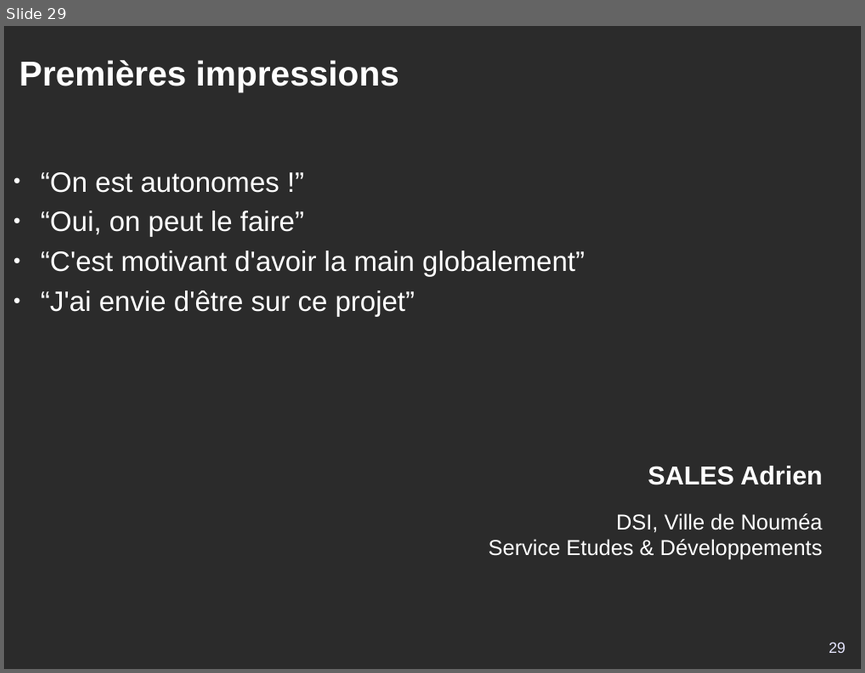
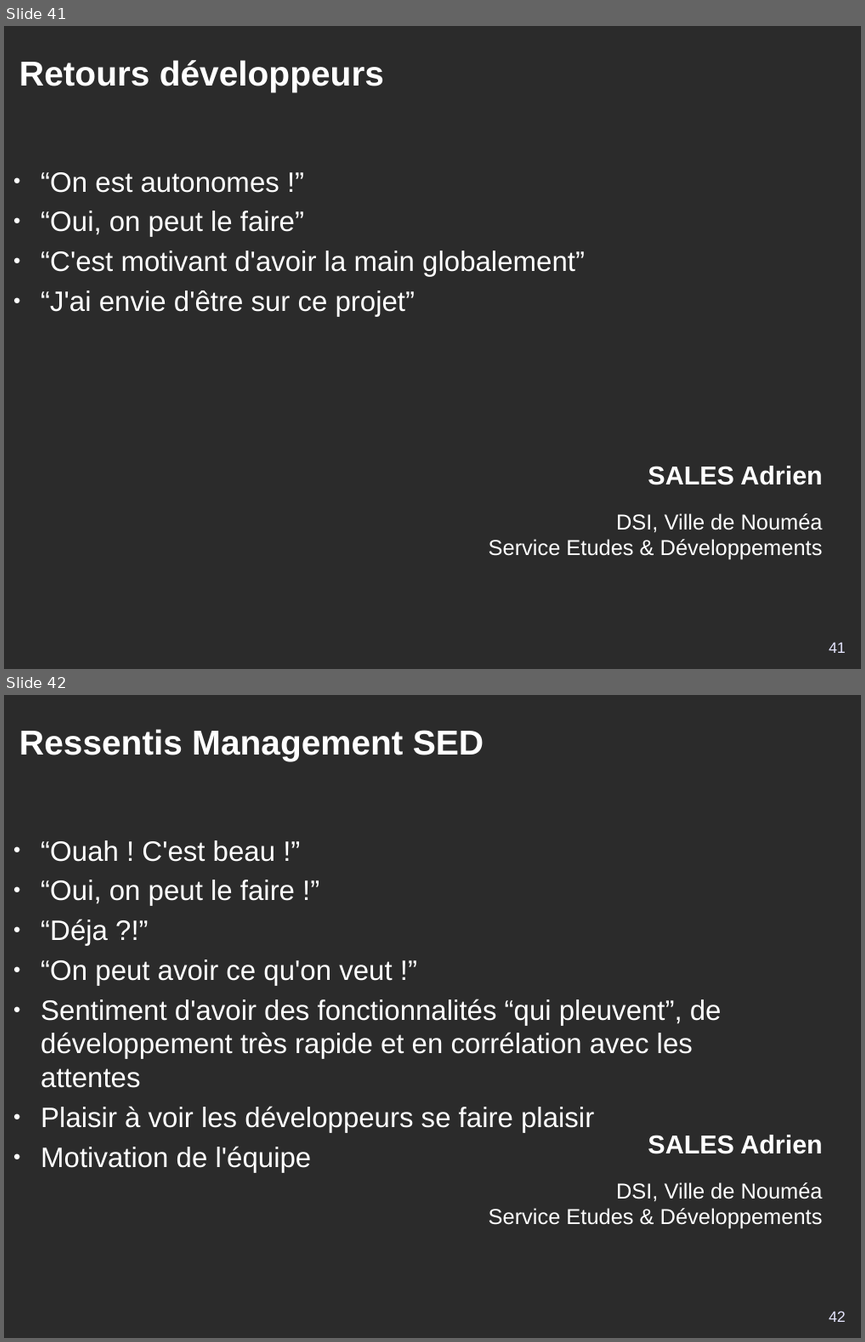
Before and after one commit to DSI-Ville-Noumea/sirh-kiosque-j2ee-old, a slide deck: src/site/resources/Kiosque_RH_J2EE_11021.odp. Shown one above the other, each under a label of ours: slide 29 before the commit, slides 41 and 42 after it. The pictures are 865x673 and 865x1342 pixels, drawn with LibreOffice and Linux fonts; fonts in the diff are those of the drawing; background and template pictures are left out; a plain dark background stands for a picture behind light text. Boxes give left, top, right and bottom in pixels: in the first picture for what was removed or moved away, otherwise in the second. Text is boxed around its words. In the diff, an @@ line names an element or a change of style, - is before the commit and + after.

```diff
--- a/src/site/resources/Kiosque_RH_J2EE_11021.odp
+++ b/src/site/resources/Kiosque_RH_J2EE_11021.odp
@@ slide 42 added at bbox=[4, 695, 861, 1338], background picture (left out); not listed: 1 template element that a slide beside it also shows @@
@@ title added at bbox=[19, 729, 484, 760], 32 pt, text #FFFFFF, bold @@
+Ressentis Management SED
@@ text added at bbox=[41, 840, 721, 1132], 26 pt, text #FFFFFF @@
+● “Ouah ! C'est beau !”
+● “Oui, on peut le faire !”
+● “Déja ?!”
+● “On peut avoir ce qu'on veut !”
+● Sentiment d'avoir des fonctionnalités “qui pleuvent”, de développement très rapide et en corrélation avec les attentes
+● Plaisir à voir les développeurs se faire plaisir
+● Motivation de l'équipe
@@ page number added at bbox=[828, 1310, 846, 1321], 14 pt, text #E6E6FF @@
+42
@@ what was slide 29 is now slide 41 @@
@@ slide 41 changed as well @@
@@ title at bbox=[19, 60, 384, 91]: text changed @@
-Premières impressions
+Retours développeurs
@@ page number at bbox=[828, 641, 846, 652]: text changed @@
-29
+41
```
Also in this commit, not shown: 3 other slides changed, 12 other slides added.
